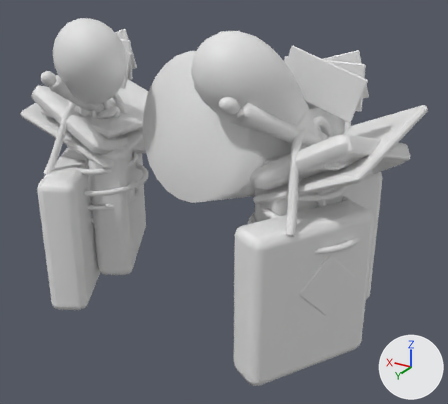
Two versions of the FBX model EvolutionShop/Assets/EvolutionShop/Resources/Art/PeopleKit/PK_Held.fbx, one commit apart.
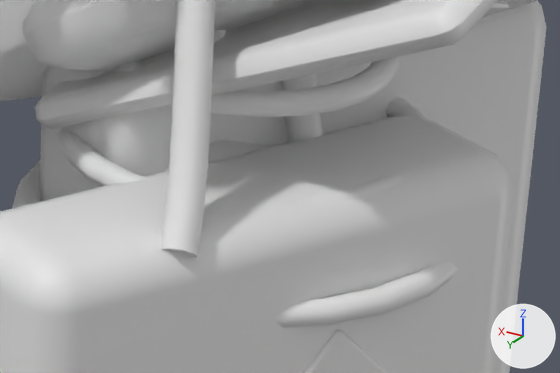
The first picture shows the older version from a 50 mm camera at (-0.516, 0.765, 0.681) aimed at (-0.039, -0.03, 0.284). The close-ups show the older and then the newer version on the part from 55% to 86% of the width and 42% to 66% of the height of that picture. Only the edits that show in the close-ups are written down. The axes (+X, +Y, +Z) are drawn at lower right. The lights are the same throughout. Where no turn or scale is listed for an object, it has been applied to the vertices. Vertices at exactly the same position are counted once.

The scene before the commit, as lines of its bpy script (objects in view):
```python
me_jar__r = bpy.data.meshes.new('jar__R')
me_jar__r.from_pydata(...)  # 378 vertices, 320 faces; spans x -0.199..0.064, y -0.215..0.092, z 0.272..0.535
# faces by material slot: [26, 122, 122, 50]
me_jar__r.materials.append(mat_pk_glass_eafbff)  # white #e7e7e7
me_jar__r.materials.append(mat_pk_water_47c6e8)  # white #e7e7e7
me_jar__r.materials.append(mat_pk_gloss_22bfb0)  # white #e7e7e7
me_jar__r.materials.append(mat_pk_gloss_ffc93c)  # white #e7e7e7
me_netbag__r = bpy.data.meshes.new('netbag__R')
me_netbag__r.from_pydata(...)  # 1336 vertices, 1366 faces; spans x -0.281..-0.111, y -0.085..0.085, z 0.223..0.446
# faces by material slot: [1216, 50, 50, 50]
me_netbag__r.materials.append(mat_pk_cloth_9bdb4d)  # white #e7e7e7
me_netbag__r.materials.append(mat_pk_gloss_ff7a7a)  # white #e7e7e7
me_netbag__r.materials.append(mat_pk_gloss_ffc93c)  # white #e7e7e7
me_netbag__r.materials.append(mat_pk_gloss_9bdb4d)  # white #e7e7e7
me_notebook__r = bpy.data.meshes.new('notebook__R')
me_notebook__r.from_pydata(...)  # 168 vertices, 162 faces; spans x -0.308..-0.134, y -0.124..0.067, z 0.308..0.455
# faces by material slot: [54, 54, 54]
me_notebook__r.materials.append(mat_pk_gloss_15867f)  # white #e7e7e7
me_notebook__r.materials.append(mat_pk_cloth_fff3df)  # white #e7e7e7
me_notebook__r.materials.append(mat_pk_gloss_ffc93c)  # white #e7e7e7
ob_jar__r = bpy.data.objects.new('jar__R', me_jar__r)
ob_jar__r.location = (0.0, 0.0, 0.0)
ob_netbag__r = bpy.data.objects.new('netbag__R', me_netbag__r)
ob_netbag__r.location = (0.0, 0.0, 0.0)
ob_notebook__r = bpy.data.objects.new('notebook__R', me_notebook__r)
ob_notebook__r.location = (0.0, 0.0, 0.0)
# also in view: 'bags__R' at (-0.207, 0.0, 0.272); 'clipboard__R' at (-0.224, -0.053, 0.391)
```
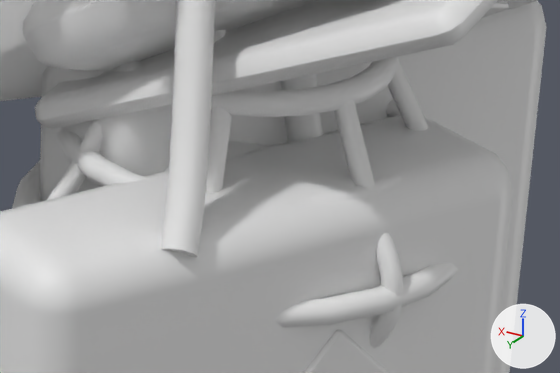
The change, as a diff of the scene's bpy script:
```diff
--- a/EvolutionShop/Assets/EvolutionShop/Resources/Art/PeopleKit/PK_Held.fbx.py
+++ b/EvolutionShop/Assets/EvolutionShop/Resources/Art/PeopleKit/PK_Held.fbx.py
@@ me_netbag__r @@
 # used by ob_netbag__r; location = (0.0, 0.0, 0.0)
-me_netbag__r.from_pydata(...)  # 1336 vertices, 1366 faces; spans x -0.281..-0.111, y -0.085..0.085, z 0.223..0.446
+me_netbag__r.from_pydata(...)  # 4766 vertices, 4838 faces; spans x -0.281..-0.111, y -0.085..0.085, z 0.223..0.446
+# me_netbag__r part 1: a new loose piece of 490 vertices spanning x -0.17..-0.142, y 0.034..0.066, z 0.226..0.358, in mat_pk_cloth_9bdb4d (white #e7e7e7)
+# me_netbag__r part 2: a new loose piece of 490 vertices spanning x -0.217..-0.203, y 0.043..0.082, z 0.226..0.358, in mat_pk_cloth_9bdb4d (white #e7e7e7)
+# me_netbag__r part 3: a new loose piece of 490 vertices spanning x -0.272..-0.236, y 0.017..0.038, z 0.226..0.358, in mat_pk_cloth_9bdb4d (white #e7e7e7)
+# me_netbag__r part 4: a new loose piece of 490 vertices spanning x -0.272..-0.236, y -0.038..-0.017, z 0.226..0.358, in mat_pk_cloth_9bdb4d (white #e7e7e7)
+# other edits to the shape of me_netbag__r do not show in these pictures
 me_netbag__r.materials.append(mat_pk_cloth_9bdb4d)
```

Location of each change, (x1, y1, x2, y2) in pixels of the close-ups (560 x 373 px):
'netbag__R', reshaped (7% taller): before (12, 30, 458, 327); after (12, 30, 458, 348)
part 1 of me_netbag__r, added: after (47, 119, 102, 200)
part 2 of me_netbag__r, added: after (206, 107, 232, 193)
part 3 of me_netbag__r, added: after (334, 100, 403, 348)
part 4 of me_netbag__r, added: after (388, 60, 429, 131)
